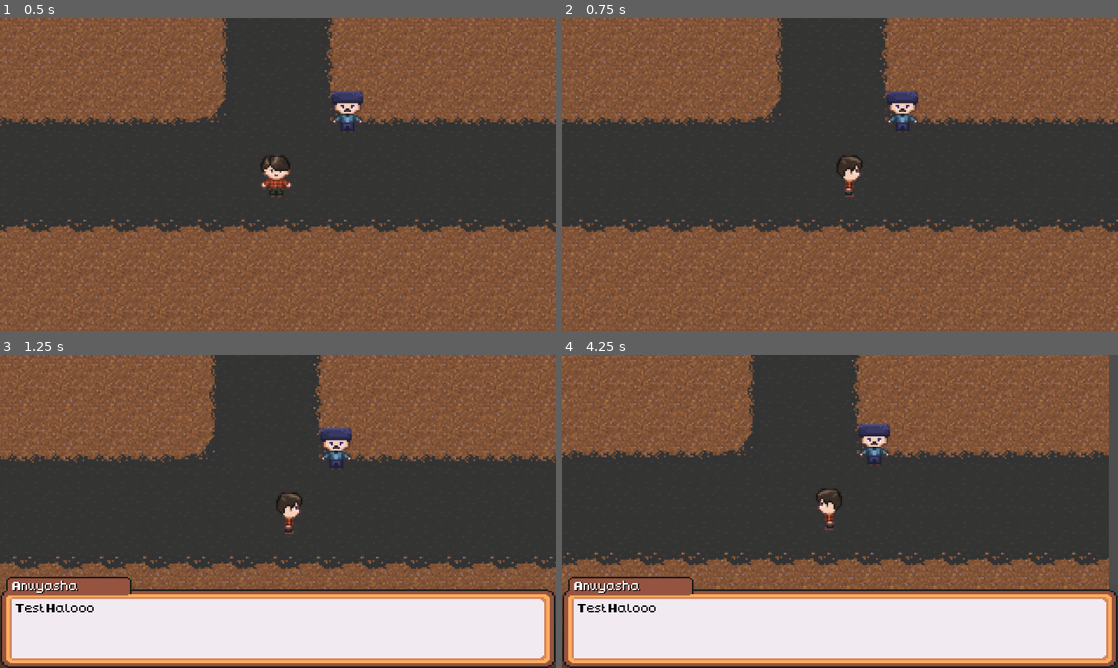
Above: before the commit, frames 1-4 (two rows, left to right).
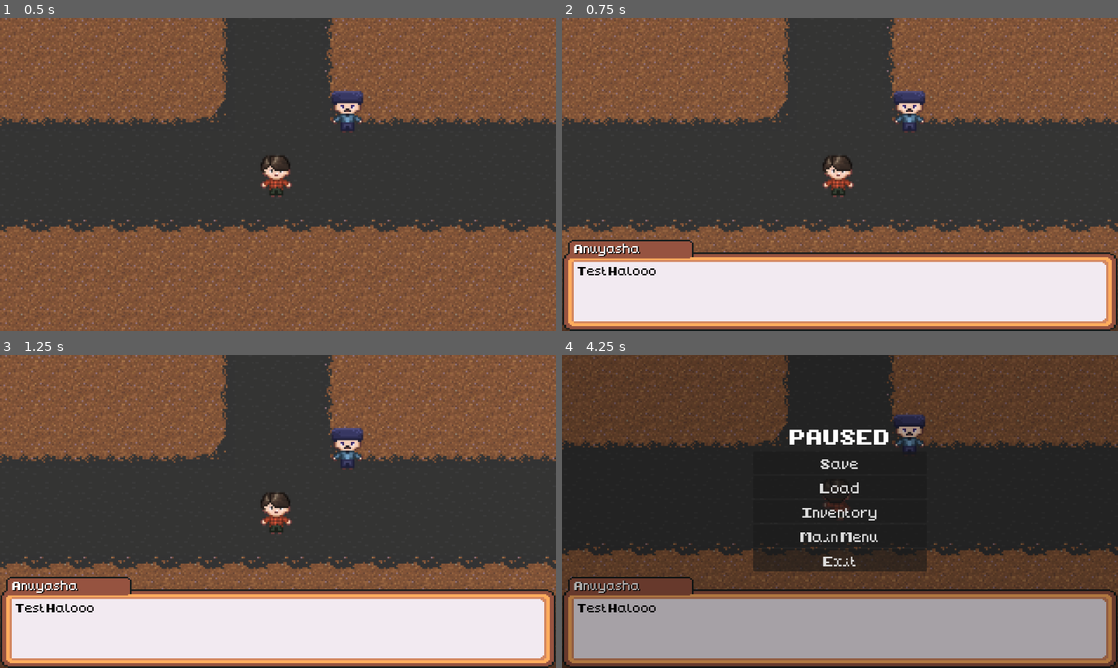
Above: after the commit, the same moments.

Repository: farrelspratama/Codeventure
Game: Godot game, scene res://game.tscn
The game is run twice, just before and just after one commit, with the same random seed, the same clock (stepped at 60 frames per second) and the same inputs.
Inputs:
- Up to frame 1 (0.5 s): no input
- Up to frame 2 (0.75 s): tap Enter at 0.5 s; hold Right (right) from 0.53 s (still down); hold F (interact, bound only after the commit) from 0.53 s (still down)
- Up to frame 3 (1.25 s): keep holding Right (right); keep holding F (interact, bound only after the commit); tap E (interact, bound only before the commit) at 0.8 s
- Up to frame 4 (4.25 s): tap Space at 1.25 s; release Right (right) at 1.28 s; release F (interact, bound only after the commit) at 1.28 s; hold Down (down) 1.28-2.03 s; tap E (interact, bound only before the commit) at 1.35, 2.3, 2.85, 3.8 s; tap F (interact, bound only after the commit) at 1.55, 3.05 s; hold Right (right) 2.03-2.78 s; hold F (interact, bound only after the commit) 2.03-2.78 s; tap Enter at 2.75 s; hold Up (up) 2.78-3.53 s; hold Left (left) from 3.53 s (still down); hold F (interact, bound only after the commit) from 3.53 s (still down); tap Escape (pause, bound only after the commit) at 4.15 s

Frame 1 is identical in both runs. In frame 2, 33% of the frame differs, in the area x 0-100%, y 0-100%; in frame 3, 9.0%; in frame 4, 62%.

Commit message:
Add pause menu

Diff:
--- a/project.godot
+++ b/project.godot
@@ -18,6 +18,7 @@
 [autoload]
 
 Dialog="*res://system/ui/dialog/dialog.tscn"
+PauseMenu="*res://system/ui/pause_menu/pause_menu.tscn"
 
 [display]
 
@@ -56,12 +57,12 @@
 }
 interact={
 "deadzone": 0.2,
-"events": [Object(InputEventKey,"resource_local_to_scene":fa …(140 unchanged characters)… d":false,"keycode":0,"physical_keycode":69,"key_label":0,"unicode":101,"location":0,"echo":false,"script":null)
+"events": [Object(InputEventKey,"resource_local_to_scene":fa …(140 unchanged characters)… d":false,"keycode":0,"physical_keycode":70,"key_label":0,"unicode":102,"location":0,"echo":false,"script":null)
 ]
 }
-test={
+pause={
 "deadzone": 0.2,
-"events": [Object(InputEventKey,"resource_local_to_scene":fa …(140 unchanged characters)… d":false,"keycode":0,"physical_keycode":70,"key_label":0,"unicode":102,"location":0,"echo":false,"script":null)
+"events": [Object(InputEventKey,"resource_local_to_scene":fa …(140 unchanged characters)… d":false,"keycode":0,"physical_keycode":4194305,"key_label":0,"unicode":0,"location":0,"echo":false,"script":null)
 ]
 }
 
--- a/system/characters/player/player.gd
+++ b/system/characters/player/player.gd
@@ -1,29 +1,41 @@
-extends CharacterBody2D
+class_name Player extends CharacterBody2D
 
 var direction : Vector2 = Vector2.ZERO
 var last_direction: Vector2 = Vector2.DOWN
+var current_state: String = "Idle"
 const move_speed : float = 50.0
 @onready var animation_tree: AnimationTree = $AnimationTree
 @onready var move_state_machine = $AnimationTree.get("parameters/MoveStateMachine/playback")
 
 func _physics_process(_delta) -> void:
-	move()
-	animate()
+	handle_movement()
+	handle_animation()
 
-func move():
-	# Get the input direction and handle the movement.
+func handle_movement():
 	direction = Input.get_vector("left", "right", "up", "down")
 
-	#Update velocity
+	if direction != Vector2.ZERO:
+		last_direction = direction
+
 	velocity = direction * move_speed
-
 	move_and_slide()
 
-func animate():
+func handle_animation():
+	var target_state: String
+
 	if direction != Vector2.ZERO:
-		var dir_anim = Vector2(round(direction.x), round(direction.y))
-		move_state_machine.travel('Walk')
-		animation_tree.set("parameters/MoveStateMachine/Idle/blend_position", dir_anim)
-		animation_tree.set("parameters/MoveStateMachine/Walk/blend_position", dir_anim)
+		target_state = "Walk"
 	else:
-		move_state_machine.travel('Idle')
+		target_state = "Idle"
+
+	if target_state != current_state:
+		move_state_machine.travel(target_state)
+		current_state = target_state
+
+	var anim_direction := Vector2(
+		round(last_direction.x),
+		round(last_direction.y)
+	)
+
+	animation_tree.set("parameters/MoveStateMachine/Idle/blend_position", anim_direction)
+	animation_tree.set("parameters/MoveStateMachine/Walk/blend_position", anim_direction)
--- a/system/characters/player/player.tscn
+++ b/system/characters/player/player.tscn
@@ -33,10 +33,10 @@
 tracks/0/interp = 1
 tracks/0/loop_wrap = true
 tracks/0/keys = {
-"times": PackedFloat32Array(0, 0.3),
-"transitions": PackedFloat32Array(1, 1),
-"update": 1,
-"values": [1, 1]
+"times": PackedFloat32Array(0, 0.15, 0.3),
+"transitions": PackedFloat32Array(1, 1, 1),
+"update": 1,
+"values": [1, 1, 1]
 }
 
 [sub_resource type="Animation" id="Animation_tuyoq"]
@@ -50,10 +50,10 @@
 tracks/0/interp = 1
 tracks/0/loop_wrap = true
 tracks/0/keys = {
-"times": PackedFloat32Array(0, 0.3),
-"transitions": PackedFloat32Array(1, 1),
-"update": 1,
-"values": [7, 7]
+"times": PackedFloat32Array(0, 0.15, 0.3),
+"transitions": PackedFloat32Array(1, 1, 1),
+"update": 1,
+"values": [7, 7, 7]
 }
 
 [sub_resource type="Animation" id="Animation_qlg0r"]
@@ -67,10 +67,10 @@
 tracks/0/interp = 1
 tracks/0/loop_wrap = true
 tracks/0/keys = {
-"times": PackedFloat32Array(0, 0.3),
-"transitions": PackedFloat32Array(1, 1),
-"update": 1,
-"values": [4, 4]
+"times": PackedFloat32Array(0, 0.15, 0.3),
+"transitions": PackedFloat32Array(1, 1, 1),
+"update": 1,
+"values": [4, 4, 4]
 }
 
 [sub_resource type="Animation" id="Animation_dqkch"]
@@ -84,10 +84,10 @@
 tracks/0/interp = 1
 tracks/0/loop_wrap = true
 tracks/0/keys = {
-"times": PackedFloat32Array(0, 0.3),
-"transitions": PackedFloat32Array(1, 1),
-"update": 1,
-"values": [11, 11]
+"times": PackedFloat32Array(0, 0.15, 0.3),
+"transitions": PackedFloat32Array(1, 1, 1),
+"update": 1,
+"values": [11, 11, 11]
 }
 
 [sub_resource type="Animation" id="Animation_fjrip"]
@@ -278,9 +278,10 @@
 states/Walk/node = SubResource("AnimationNodeBlendSpace2D_tuyoq")
 states/Walk/position = Vector2(362, -1)
 transitions = ["Start", "Idle", SubResource("AnimationNodeStateMachineTransition_i4ail"), "Idle", "Walk", SubResource("AnimationNodeStateMachineTransition_g2els"), "Walk", "Idle", SubResource("AnimationNodeStateMachineTransition_qhqgy")]
-graph_offset = Vector2(-21, -115)
+graph_offset = Vector2(-111, -39)
 
 [sub_resource type="AnimationNodeBlendTree" id="AnimationNodeBlendTree_ur7pv"]
+graph_offset = Vector2(-377, 94)
 nodes/output/position = Vector2(300, 140)
 nodes/MoveStateMachine/node = SubResource("AnimationNodeStateMachine_smehm")
 nodes/MoveStateMachine/position = Vector2(-40, 140)
@@ -310,7 +311,7 @@
 tree_root = SubResource("AnimationNodeBlendTree_ur7pv")
 anim_player = NodePath("../AnimationPlayer")
 parameters/MoveStateMachine/Idle/blend_position = Vector2(0, 0)
-parameters/MoveStateMachine/Walk/blend_position = Vector2(0, -0.025)
+parameters/MoveStateMachine/Walk/blend_position = Vector2(0, 0)
 
 [node name="Camera2D" type="Camera2D" parent="."]
 zoom = Vector2(4, 4)
--- /dev/null
+++ b/system/ui/dialog/dialog_interaction.gd
@@ -0,0 +1,12 @@
+@tool
+class_name DialogInteraction extends Area2D
+
+
+# Called when the node enters the scene tree for the first time.
+func _ready() -> void:
+	pass # Replace with function body.
+
+
+# Called every frame. 'delta' is the elapsed time since the previous frame.
+func _process(delta: float) -> void:
+	pass
--- /dev/null
+++ b/system/ui/dialog/dialog_interaction.tscn
@@ -0,0 +1,66 @@
+[gd_scene load_steps=7 format=3 uid="uid://dclafa87ojaa3"]
+
+[ext_resource type="Script" uid="uid://dpsxd0nmaaym8" path="res://system/ui/dialog/dialog_interaction.gd" id="1_d5vh1"]
+[ext_resource type="Texture2D" uid="uid://7d43cqv51ut0" path="res://assets/ui/dialog/DialogInfo.png" id="2_cj4i4"]
+
+[sub_resource type="RectangleShape2D" id="RectangleShape2D_gngry"]
+size = Vector2(30, 30)
+
+[sub_resource type="Animation" id="Animation_13o6g"]
+length = 0.001
+tracks/0/type = "value"
+tracks/0/imported = false
+tracks/0/enabled = true
+tracks/0/path = NodePath("Sprite2D:frame")
+tracks/0/interp = 1
+tracks/0/loop_wrap = true
+tracks/0/keys = {
+"times": PackedFloat32Array(0),
+"transitions": PackedFloat32Array(1),
+"update": 1,
+"values": [0]
+}
+
+[sub_resource type="Animation" id="Animation_wpteg"]
+resource_name = "show"
+length = 0.8
+loop_mode = 1
+tracks/0/type = "value"
+tracks/0/imported = false
+tracks/0/enabled = true
+tracks/0/path = NodePath("Sprite2D:frame")
+tracks/0/interp = 1
+tracks/0/loop_wrap = true
+tracks/0/keys = {
+"times": PackedFloat32Array(0, 0.2, 0.4, 0.6),
+"transitions": PackedFloat32Array(1, 1, 1, 1),
+"update": 1,
+"values": [0, 1, 2, 3]
+}
+
+[sub_resource type="AnimationLibrary" id="AnimationLibrary_4mmub"]
+_data = {
+&"RESET": SubResource("Animation_13o6g"),
+&"show": SubResource("Animation_wpteg")
+}
+
+[node name="DialogInteraction" type="Area2D"]
+collision_layer = 0
+collision_mask = 8
+monitorable = false
+script = ExtResource("1_d5vh1")
+
+[node name="CollisionShape2D" type="CollisionShape2D" parent="."]
+shape = SubResource("RectangleShape2D_gngry")
+debug_color = Color(0, 0.6, 0.69803923, 0.19607843)
+
+[node name="Sprite2D" type="Sprite2D" parent="."]
+position = Vector2(0, -18)
+scale = Vector2(0.5, 0.5)
+texture = ExtResource("2_cj4i4")
+hframes = 4
+
+[node name="AnimationPlayer" type="AnimationPlayer" parent="."]
+libraries = {
+&"": SubResource("AnimationLibrary_4mmub")
+}
--- /dev/null
+++ b/system/ui/pause_menu/pause_menu.gd
@@ -0,0 +1,35 @@
+extends CanvasLayer
+
+@onready var save_button: Button = $VBoxContainer/SaveButton
+@onready var load_button: Button = $VBoxContainer/LoadButton
+@onready var main_menu_button: Button = $VBoxContainer/MainMenuButton
+@onready var exit_button: Button = $VBoxContainer/ExitButton
+
+var is_paused : bool = false
+
+# Called when the node enters the scene tree for the first time.
+func _ready() -> void:
+	hide_pause_menu()
+	pass # Replace with function body.
+
+func _unhandled_input(event: InputEvent) -> void:
+	if event.is_action_pressed("pause"):
+		if is_paused == false:
+			show_pause_menu()
+		else:
+			hide_pause_menu()
+		get_viewport().set_input_as_handled()
+
+func show_pause_menu() -> void:
+	get_tree().paused = true
+	visible = true
+	is_paused = true
+
+func hide_pause_menu() -> void:
+	get_tree().paused = false
+	visible = false
+	is_paused = false
+
+# Called every frame. 'delta' is the elapsed time since the previous frame.
+func _process(delta: float) -> void:
+	pass
--- /dev/null
+++ b/system/ui/pause_menu/pause_menu.tscn
@@ -0,0 +1,68 @@
+[gd_scene load_steps=2 format=3 uid="uid://fop4wxvjqltl"]
+
+[ext_resource type="Script" uid="uid://bw30v4toyrinn" path="res://system/ui/pause_menu/pause_menu.gd" id="1_po5kq"]
+
+[node name="PauseMenu" type="CanvasLayer"]
+process_mode = 3
+script = ExtResource("1_po5kq")
+
+[node name="ColorRect" type="ColorRect" parent="."]
+anchors_preset = 15
+anchor_right = 1.0
+anchor_bottom = 1.0
+grow_horizontal = 2
+grow_vertical = 2
+color = Color(0, 0, 0, 0.3137255)
+
+[node name="VBoxContainer" type="VBoxContainer" parent="."]
+anchors_preset = 8
+anchor_left = 0.5
+anchor_top = 0.5
+anchor_right = 0.5
+anchor_bottom = 0.5
+offset_left = -200.0
+offset_top = -66.0
+offset_right = 200.0
+offset_bottom = 66.0
+grow_horizontal = 2
+grow_vertical = 2
+
+[node name="SaveButton" type="Button" parent="VBoxContainer"]
+layout_mode = 2
+theme_override_font_sizes/font_size = 32
+text = "Save"
+
+[node name="LoadButton" type="Button" parent="VBoxContainer"]
+layout_mode = 2
+theme_override_font_sizes/font_size = 32
+text = "Load"
+
+[node name="InventoryButton" type="Button" parent="VBoxContainer"]
+layout_mode = 2
+theme_override_font_sizes/font_size = 32
+text = "Inventory"
+
+[node name="MainMenuButton" type="Button" parent="VBoxContainer"]
+layout_mode = 2
+theme_override_font_sizes/font_size = 32
+text = "Main Menu"
+
+[node name="ExitButton" type="Button" parent="VBoxContainer"]
+layout_mode = 2
+theme_override_font_sizes/font_size = 32
+text = "Exit"
+
+[node name="Label" type="Label" parent="."]
+anchors_preset = -1
+anchor_left = 0.409
+anchor_top = 0.208
+anchor_right = 0.409
+anchor_bottom = 0.208
+offset_left = 83.47998
+offset_top = 0.23999023
+offset_right = 149.47998
+offset_bottom = 22.23999
+grow_horizontal = 2
+theme_override_font_sizes/font_size = 50
+text = "Paused"
+uppercase = true
Binary file added: assets/items/Buku.png
Binary file added: assets/items/Flashdisk.png
Binary file added: assets/ui/dialog/DialogInfo.png
Not shown, added: assets/ui/dialog/DialogInfo.png.import
Not shown, added: system/ui/dialog/dialog_interaction.gd.uid
Not shown, added: system/ui/pause_menu/pause_menu.gd.uid
